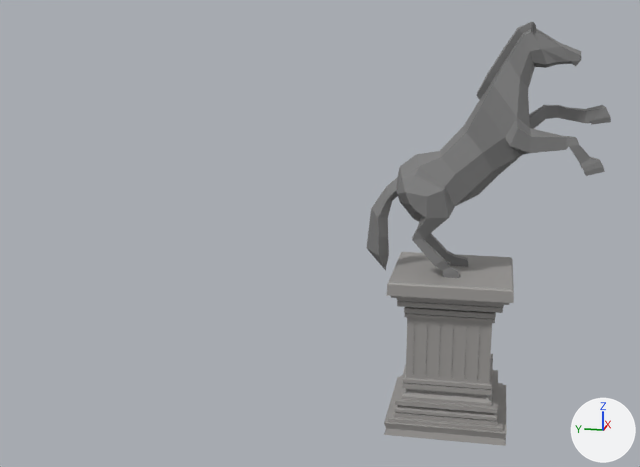
An edit to the glTF model public/models/objects/statue_horse.glb, drawn before and after from the same camera.
The view is the same before and after, from a 50 mm camera at (-12.72, -6.0, 5.95) aimed at (0.01, -3.45, 2.77). The axes (+X, +Y, +Z) are drawn at lower right. The lights are the same throughout.

The first picture shows 'Horse', 'Pedestal'.
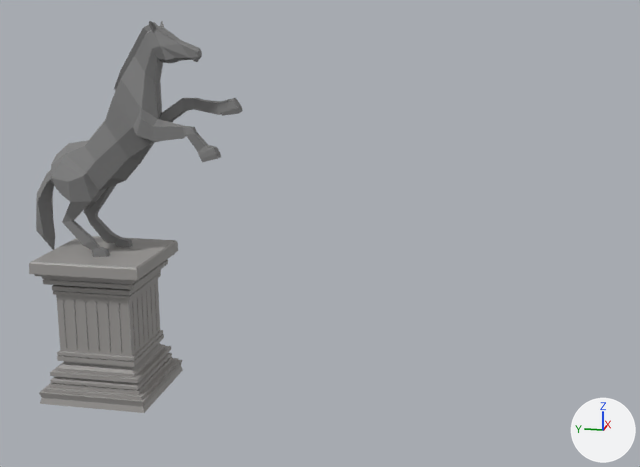
Patch to the scene script:
```diff
--- a/public/models/objects/statue_horse.glb.py
+++ b/public/models/objects/statue_horse.glb.py
@@ ob_pedestal @@
 ob_pedestal = bpy.data.objects.new('Pedestal', me_cube_008)
-ob_pedestal.location = (-0.01, -5.45, 0.0)
+ob_pedestal.location = (-0.01, 0.0, 0.0)
@@ ob_horse @@
 ob_horse = bpy.data.objects.new('Horse', me_cylinder_012)
-ob_horse.location = (-0.07, -5.39, 2.3)
+ob_horse.location = (0.0, 0.0, 2.3)
```

Location of each change, (x1, y1, x2, y2) in pixels of the pictures (640 x 467 px):
'Pedestal', moved: before (384, 252, 514, 446); after (29, 236, 183, 413)
'Horse', moved: before (367, 22, 611, 278); after (36, 21, 243, 257)
